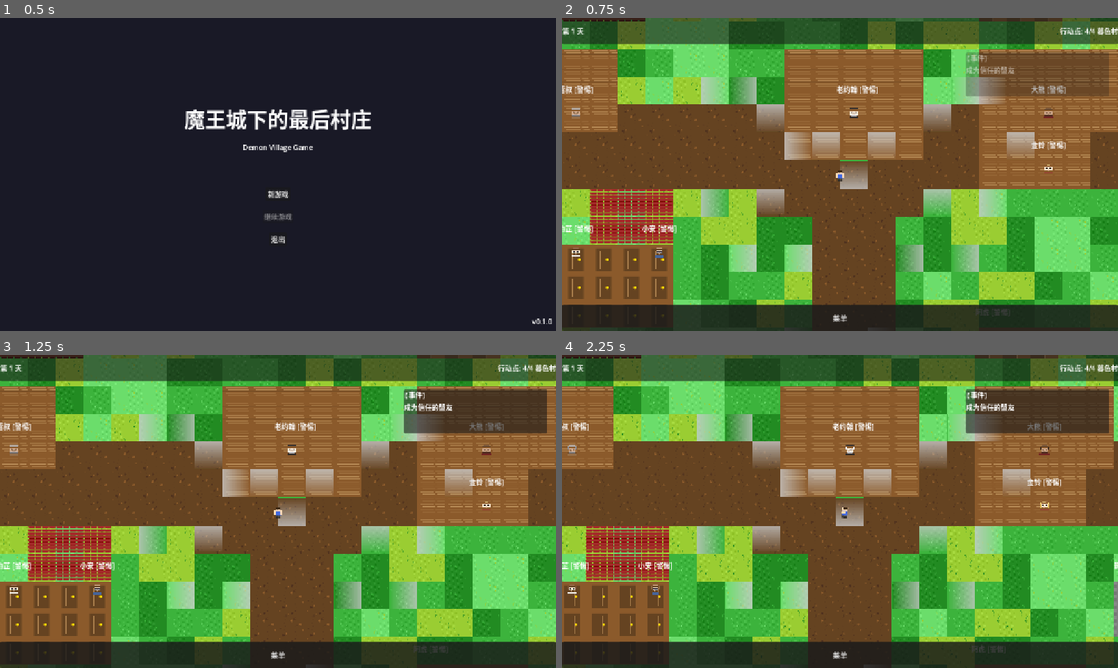
Above: before the commit, frames 1-4 (two rows, left to right).
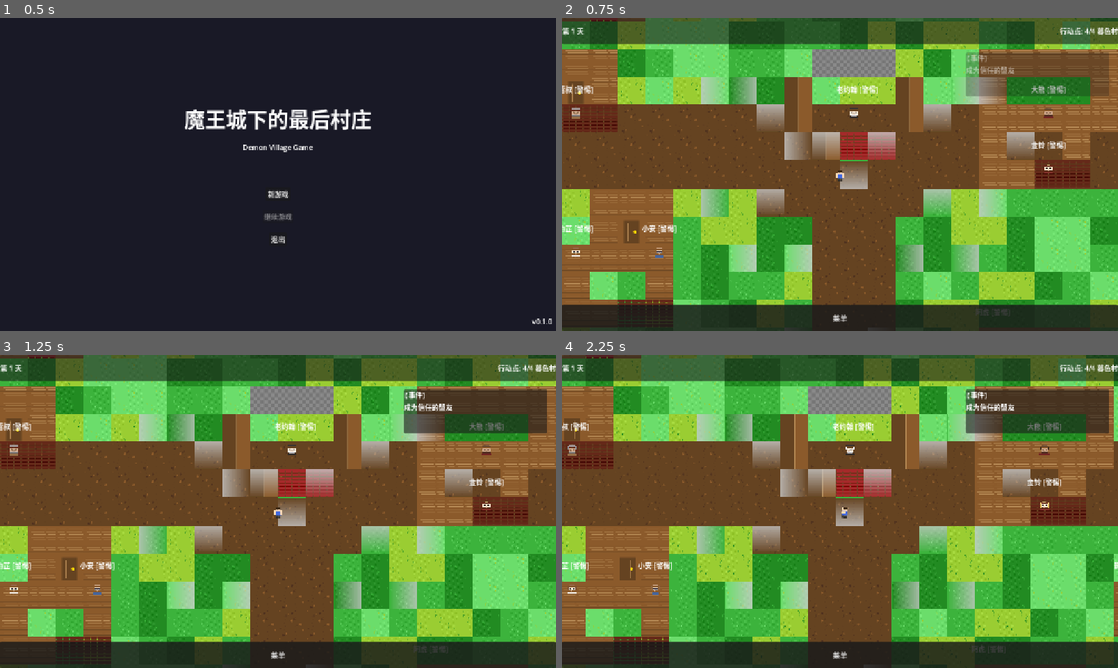
Above: after the commit, the same moments.

Repository: JCVBoss/demon_village_game
Game: Godot game, scene res://scenes/Main.tscn
Two runs of this game, one before a commit and one after it. Both use one fixed random seed, a clock stepped at 60 frames per second and the inputs below.
Inputs:
- Up to frame 1 (0.5 s): no input
- Up to frame 2 (0.75 s): click "新游戏" at 0.5 s
- Up to frame 3 (1.25 s): no input
- Up to frame 4 (2.25 s): click "菜单" at 1.25 s; tap Enter (ui_accept) at 2 s; hold D (move_right) from 2.03 s (still down); tap E (interact) at 2.1 s

Frame 1 is identical in both runs. In frame 2, 16% of the frame differs, in the area x 0-99%, y 0-96%; in frame 3, 16%; in frame 4, 16%, in the area x 0-100%, y 0-96%.

Commit message:
feat: 改进建筑瓦片生成系统
- 使用瓦片模板系统替代单一瓦片填充
- 建筑现在区分屋顶、墙壁、门、窗户、角落等部分
- 为10种建筑类型定义不同的瓦片模板
- 建筑看起来更有结构而非单一瓦片堆砌

注意: 瓦片模板基于假设的 buildings.png 布局，
实际效果可能需要根据真实瓦片内容调整模板定义。

Co-Authored-By: Claude <noreply@anthropic.com>

Diff:
--- a/code/scripts/locations/Village.gd
+++ b/code/scripts/locations/Village.gd
@@ -223,52 +223,172 @@
 
 
 func _generate_buildings_layer() -> void:
-	"""生成建筑层 - 按设计文档"""
+	"""生成建筑层 - 按设计文档，使用瓦片模板"""
 	if not buildings_layer:
 		return
 
 	# 建筑配置 (根据 village_map_config.json)
+	# 每个建筑包含: id, pos, size, style (决定使用的瓦片模板)
 	var buildings = [
-		{"id": "chenmo_hut", "pos": Vector2i(5, 5), "size": Vector2i(3, 2)},
-		{"id": "abandoned_warehouse", "pos": Vector2i(20, 5), "size": Vector2i(3, 2)},
-		{"id": "blacksmith", "pos": Vector2i(3, 8), "size": Vector2i(4, 3)},
-		{"id": "church", "pos": Vector2i(13, 8), "size": Vector2i(5, 4)},
-		{"id": "tavern", "pos": Vector2i(20, 8), "size": Vector2i(5, 3)},
-		{"id": "merchant", "pos": Vector2i(20, 10), "size": Vector2i(4, 3)},
-		{"id": "school", "pos": Vector2i(6, 13), "size": Vector2i(3, 3)},
-		{"id": "baizhi_garden", "pos": Vector2i(5, 15), "size": Vector2i(4, 3)},
-		{"id": "ying_home", "pos": Vector2i(25, 15), "size": Vector2i(3, 2)},
-		{"id": "guard_post", "pos": Vector2i(20, 18), "size": Vector2i(4, 3)}
+		{"id": "chenmo_hut", "pos": Vector2i(5, 5), "size": Vector2i(3, 2), "style": "small_hut"},
+		{"id": "abandoned_warehouse", "pos": Vector2i(20, 5), "size": Vector2i(3, 2), "style": "warehouse"},
+		{"id": "blacksmith", "pos": Vector2i(3, 8), "size": Vector2i(4, 3), "style": "workshop"},
+		{"id": "church", "pos": Vector2i(13, 8), "size": Vector2i(5, 4), "style": "church"},
+		{"id": "tavern", "pos": Vector2i(20, 8), "size": Vector2i(5, 3), "style": "tavern"},
+		{"id": "merchant", "pos": Vector2i(20, 10), "size": Vector2i(4, 3), "style": "shop"},
+		{"id": "school", "pos": Vector2i(6, 13), "size": Vector2i(3, 3), "style": "school"},
+		{"id": "baizhi_garden", "pos": Vector2i(5, 15), "size": Vector2i(4, 3), "style": "garden"},
+		{"id": "ying_home", "pos": Vector2i(25, 15), "size": Vector2i(3, 2), "style": "small_hut"},
+		{"id": "guard_post", "pos": Vector2i(20, 18), "size": Vector2i(4, 3), "style": "military"}
 	]
+
+	# 瓦片模板定义 - 基于建筑的不同部分
+	# buildings.png 是 4x4 atlas (256x256px, 每瓦片64x64)
+	# 假设布局：
+	# Row 0 (y=0): 基础墙壁/屋顶样式 (不同建筑风格)
+	# Row 1 (y=1): 门、窗户、细节
+	# Row 2 (y=2): 特殊装饰/损坏样式
+	# Row 3 (y=3): 填充/地板样式
+
+	var tile_templates = {
+		# 小屋样式 - 使用瓦片行 0
+		"small_hut": {
+			"wall": Vector2i(0, 0),      # 墙壁基础
+			"roof": Vector2i(1, 0),      # 屋顶
+			"door": Vector2i(0, 1),      # 门
+			"fill": Vector2i(2, 3),      # 内部填充
+			"corner": Vector2i(2, 0)     # 角落
+		},
+		# 工坊样式 (铁匠铺) - 使用瓦片行 1
+		"workshop": {
+			"wall": Vector2i(0, 0),
+			"roof": Vector2i(1, 0),
+			"door": Vector2i(1, 1),      # 工坊门
+			"window": Vector2i(2, 1),    # 窗户
+			"fill": Vector2i(3, 3),
+			"corner": Vector2i(3, 0)
+		},
+		# 教堂样式 - 使用瓦片行 2
+		"church": {
+			"wall": Vector2i(0, 2),
+			"roof": Vector2i(1, 2),
+			"door": Vector2i(0, 1),
+			"steeple": Vector2i(2, 2),   # 尖塔
+			"fill": Vector2i(3, 3),
+			"corner": Vector2i(3, 2)
+		},
+		# 酒馆样式
+		"tavern": {
+			"wall": Vector2i(0, 0),
+			"roof": Vector2i(1, 0),
+			"door": Vector2i(1, 1),
+			"sign": Vector2i(2, 2),      # 酒馆招牌
+			"fill": Vector2i(3, 3),
+			"corner": Vector2i(2, 0)
+		},
+		# 商店样式
+		"shop": {
+			"wall": Vector2i(0, 0),
+			"roof": Vector2i(2, 0),
+			"door": Vector2i(1, 1),
+			"counter": Vector2i(3, 1),   #柜台
+			"fill": Vector2i(3, 3),
+			"corner": Vector2i(3, 0)
+		},
+		# 学校样式
+		"school": {
+			"wall": Vector2i(0, 0),
+			"roof": Vector2i(2, 0),
+			"door": Vector2i(0, 1),
+			"window": Vector2i(2, 1),
+			"fill": Vector2i(3, 3),
+			"corner": Vector2i(3, 0)
+		},
+		# 药园样式
+		"garden": {
+			"wall": Vector2i(0, 0),
+			"roof": Vector2i(2, 0),
+			"door": Vector2i(1, 1),
+			"plants": Vector2i(0, 3),    # 植物
+			"fill": Vector2i(1, 3),      # 草地填充
+			"corner": Vector2i(3, 0)
+		},
+		# 军事建筑样式
+		"military": {
+			"wall": Vector2i(0, 0),
+			"roof": Vector2i(3, 0),
+			"door": Vector2i(2, 1),
+			"flag": Vector2i(3, 2),      #旗帜
+			"fill": Vector2i(3, 3),
+			"corner": Vector2i(3, 0)
+		},
+		# 仓库样式
+		"warehouse": {
+			"wall": Vector2i(0, 2),
+			"roof": Vector2i(1, 2),
+			"door": Vector2i(2, 2),      # 仓库门(可能有锁)
+			"fill": Vector2i(2, 3),
+			"corner": Vector2i(3, 2),
+			"damaged": Vector2i(0, 3)    # 损坏部分
+		}
+	}
 
 	# 生成每栋建筑
 	for building in buildings:
 		var pos = building["pos"]
 		var size = building["size"]
-		# 建筑使用不同的 tile 样式（根据建筑类型）
-		var tile_variant = _get_building_tile_variant(building["id"])
-
-		for x in range(pos.x, pos.x + size.x):
-			for y in range(pos.y, pos.y + size.y):
-				buildings_layer.set_cell(Vector2i(x, y), SOURCE_BUILDINGS, tile_variant)
+		var style = building["style"]
+		var template = tile_templates.get(style, tile_templates["small_hut"])
+
+		_draw_building_with_template(pos, size, template, building["id"])
 
 	print("[Village] 建筑层生成完成 (%d 栋建筑)" % buildings.size())
 
 
-func _get_building_tile_variant(building_id: String) -> Vector2i:
-	"""根据建筑类型返回不同的 tile 样式"""
-	match building_id:
-		"blacksmith": return Vector2i(0, 0)  # 铁匠铺样式
-		"church": return Vector2i(1, 0)      # 教堂样式
-		"tavern": return Vector2i(2, 0)      # 酒馆样式
-		"merchant": return Vector2i(3, 0)    # 商人行会样式
-		"school": return Vector2i(0, 1)      # 学校样式
-		"chenmo_hut": return Vector2i(1, 1)  # 小屋样式
-		"baizhi_garden": return Vector2i(2, 1)  # 药园样式
-		"guard_post": return Vector2i(3, 1)  # 营房样式
-		"abandoned_warehouse": return Vector2i(0, 2)  # 废弃仓库样式
-		"ying_home": return Vector2i(1, 2)  # 影的住所样式
-		_: return Vector2i(0, 0)  # 默认样式
+func _draw_building_with_template(pos: Vector2i, size: Vector2i, template: Dictionary, building_id: String) -> void:
+	"""使用瓦片模板绘制建筑"""
+	var width = size.x
+	var height = size.y
+
+	# 绘制建筑的各个部分
+	for x in range(width):
+		for y in range(height):
+			var tile_pos = Vector2i(pos.x + x, pos.y + y)
+			var tile_atlas: Vector2i
+
+			# 根据位置决定使用哪个瓦片
+			# 顶行 - 屋顶
+			if y == 0:
+				if x == 0 or x == width - 1:
+					tile_atlas = template.get("corner", template["roof"])
+				else:
+					tile_atlas = template["roof"]
+			# 底行 - 有门的位置
+			elif y == height - 1:
+				var door_x = width / 2  # 门在底部中间
+				if x == door_x or (width > 3 and x == door_x + 1):
+					tile_atlas = template.get("door", template["wall"])
+				elif x == 0 or x == width - 1:
+					tile_atlas = template.get("corner", template["wall"])
+				else:
+					tile_atlas = template["wall"]
+			# 中间行 - 墙壁和窗户
+			else:
+				# 添加窗户（如果模板有窗户且建筑足够大）
+				if template.has("window") and width > 2 and y == 1:
+					var window_x = 1 if x == 1 else (width - 2 if x == width - 2 else -1)
+					if x == window_x:
+						tile_atlas = template["window"]
+					elif x == 0 or x == width - 1:
+						tile_atlas = template["wall"]
+					else:
+						tile_atlas = template.get("fill", template["wall"])
+				elif x == 0 or x == width - 1:
+					tile_atlas = template["wall"]
+				else:
+					tile_atlas = template.get("fill", template["wall"])
+
+			buildings_layer.set_cell(tile_pos, SOURCE_BUILDINGS, tile_atlas)
 
 
 func _generate_borders() -> void:
